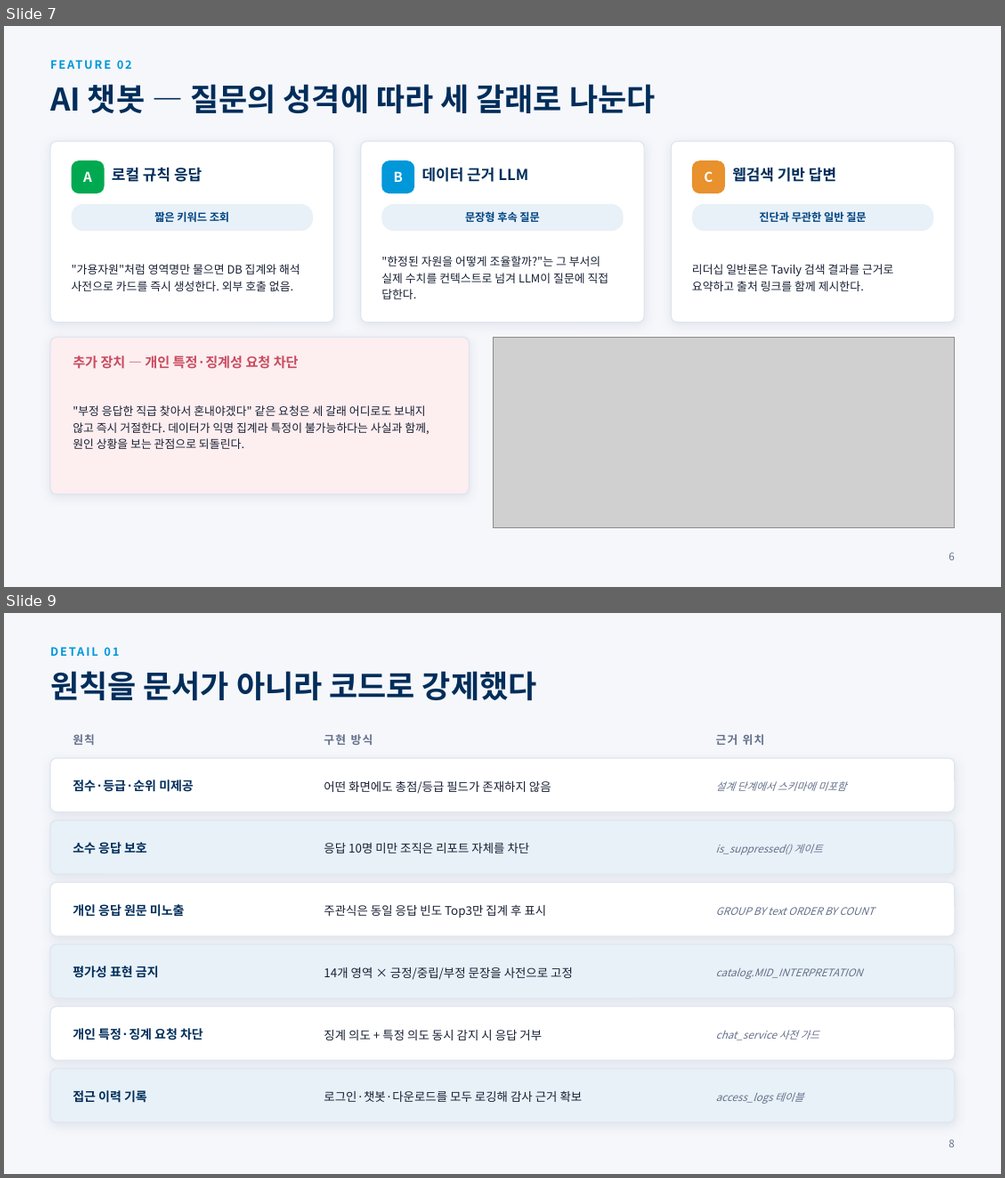
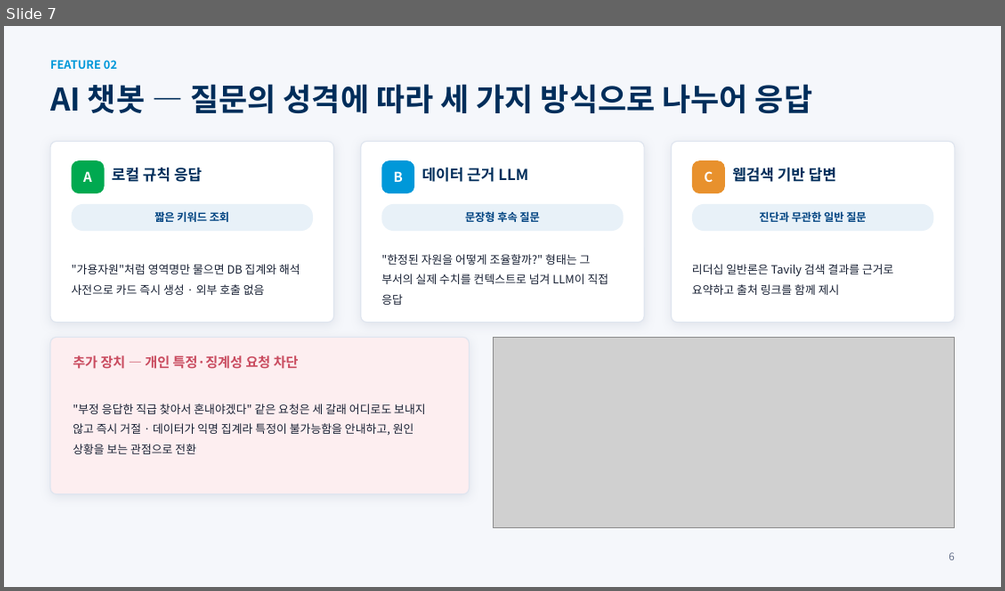
Before and after one commit to frypanegg/AI_PJT, a slide deck: Org_health_diag/docs/2026_조직건강도_AI_Agent_수행결과.pptx. Shown one above the other, each under a label of ours: slides 7 and 9 before the commit, slide 7 after it; the slides between them are not shown. The pictures are 1005x1178 and 1005x591 pixels, drawn with LibreOffice and Linux fonts; fonts in the diff are those of the drawing; grey boxes stand for pictures. Boxes give left, top, right and bottom in pixels: in the first picture for what was removed or moved away, otherwise in the second. Text is boxed around its words. In the diff, an @@ line names an element or a change of style, - is before the commit and + after.

```diff
--- a/Org_health_diag/docs/2026_조직건강도_AI_Agent_수행결과.pptx
+++ b/Org_health_diag/docs/2026_조직건강도_AI_Agent_수행결과.pptx
@@ slide 9 removed at (4,613,1001,1174), background #F5F7FB @@
@@ text removed at (50,643,955,661) @@
-DETAIL 01
@@ text removed at (50,671,537,700) @@
-원칙을 문서가 아니라 코드로 강제했다
@@ text removed at (73,734,95,745) @@
-원칙
@@ text removed at (324,734,373,745) @@
-구현 방식
@@ text removed at (716,734,765,745) @@
-근거 위치
@@ rounded rectangle removed at (50,758,955,811) @@
@@ text removed at (73,779,194,792) @@
-점수·등급·순위 미제공
@@ text removed at (324,781,551,794) @@
-어떤 화면에도 총점/등급 필드가 존재하지 않음
@@ text removed at (716,781,846,791) @@
-설계 단계에서 스키마에 미포함
@@ rounded rectangle removed at (50,820,955,874) @@
@@ text removed at (73,842,147,854) @@
-소수 응답 보호
@@ text removed at (324,843,530,853) @@
-응답 10명 미만 조직은 리포트 자체를 차단
@@ text removed at (716,844,822,855) @@
-is_suppressed() 게이트
@@ rounded rectangle removed at (50,882,955,936) @@
@@ text removed at (73,904,185,916) @@
-개인 응답 원문 미노출
@@ text removed at (324,905,547,917) @@
-주관식은 동일 응답 빈도 Top3만 집계 후 표시
@@ text removed at (716,907,874,915) @@
-GROUP BY text ORDER BY COUNT
@@ rounded rectangle removed at (50,944,955,998) @@
@@ text removed at (73,965,159,978) @@
-평가성 표현 금지
@@ text removed at (324,967,573,980) @@
-14개 영역 × 긍정/중립/부정 문장을 사전으로 고정
@@ text removed at (716,968,863,979) @@
-catalog.MID_INTERPRETATION
@@ rounded rectangle removed at (50,1006,955,1060) @@
@@ text removed at (73,1028,203,1040) @@
-개인 특정·징계 요청 차단
@@ text removed at (324,1030,542,1040) @@
-징계 의도 + 특정 의도 동시 감지 시 응답 거부
@@ text removed at (716,1030,819,1040) @@
-chat_service 사전 가드
@@ rounded rectangle removed at (50,1069,955,1122) @@
@@ text removed at (73,1090,147,1103) @@
-접근 이력 기록
@@ text removed at (324,1091,582,1102) @@
-로그인·챗봇·다운로드를 모두 로깅해 감사 근거 확보
@@ text removed at (716,1092,803,1103) @@
-access_logs 테이블
@@ text removed at (948,1139,954,1147) @@
-8
@@ slide 7 changed as well @@
@@ text "FEATURE 02" at (50,60,117,69): letter spacing 1.6 to 0 pt @@
@@ text at (50,84,812,113): text changed @@
-AI 챗봇 — 질문의 성격에 따라 세 갈래로 나눈다
+AI 챗봇 — 질문의 성격에 따라 세 가지 방식으로 나누어 응답
@@ text at (72,264,300,295): text changed @@
-"가용자원"처럼 영역명만 물으면 DB 집계와 해석 사전으로 카드를 즉시 생성한다. 외부 호출 없음.
+"가용자원"처럼 영역명만 물으면 DB 집계와 해석 사전으로 카드 즉시 생성 · 외부 호출 없음
@@ text at (381,254,609,305): text changed @@
-"한정된 자원을 어떻게 조율할까?"는 그 부서의 실제 수치를 컨텍스트로 넘겨 LLM이 질문에 직접 답한다.
+"한정된 자원을 어떻게 조율할까?" 형태는 그 부서의 실제 수치를 컨텍스트로 넘겨 LLM이 직접 응답
@@ text at (692,264,893,295): text changed @@
-리더십 일반론은 Tavily 검색 결과를 근거로 요약하고 출처 링크를 함께 제시한다.
+리더십 일반론은 Tavily 검색 결과를 근거로 요약하고 출처 링크를 함께 제시
@@ text at (73,403,425,454): text changed @@
-"부정 응답한 직급 찾아서 혼내야겠다" 같은 요청은 세 갈래 어디로도 보내지 않고 즉시 거절한다. 데이터가 익명 집계라 특정이 불가능하다는 사실과 함께, 원인 상황을 보는 관점으로 되돌린다.
+"부정 응답한 직급 찾아서 혼내야겠다" 같은 요청은 세 갈래 어디로도 보내지 않고 즉시 거절 · 데이터가 익명 집계라 특정이 불가능함을 안내하고, 원인 상황을 보는 관점으로 전환
```
Also in this commit, not shown: 11 other slides changed, 1 slide added, 3 other slides removed.
